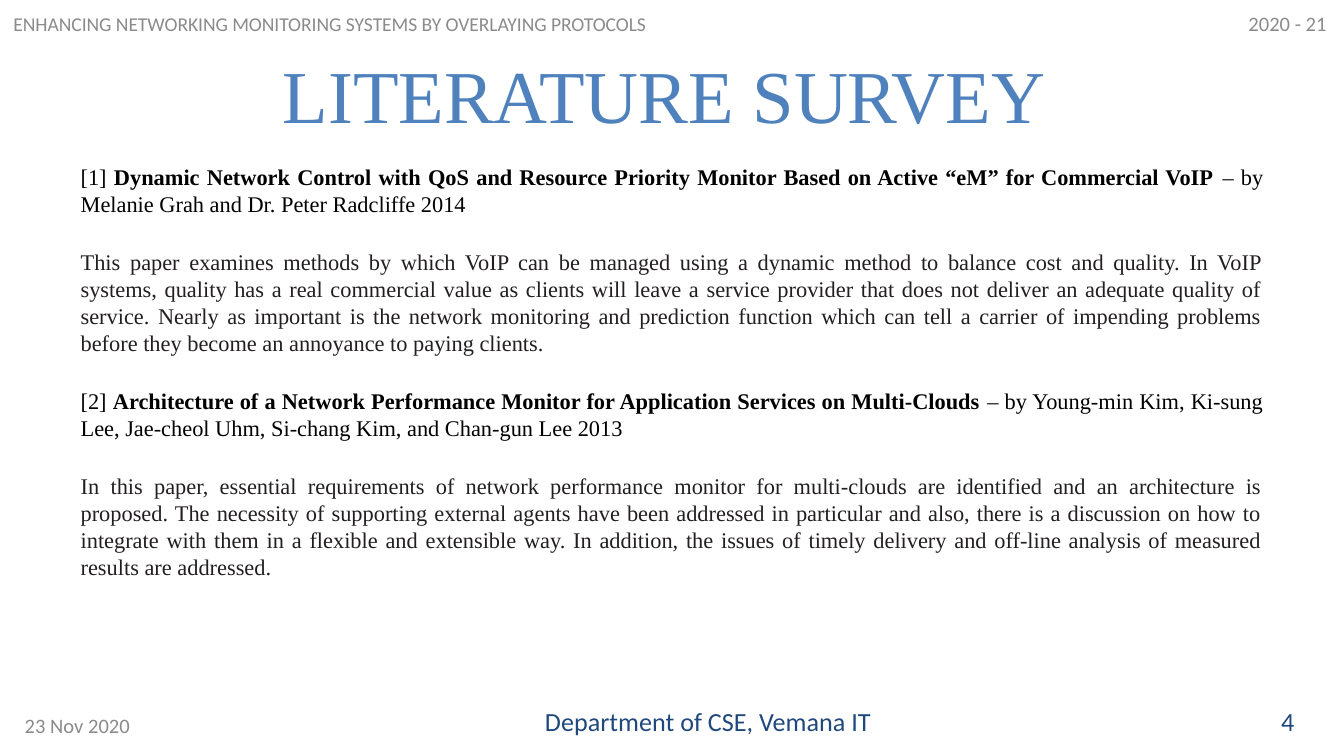
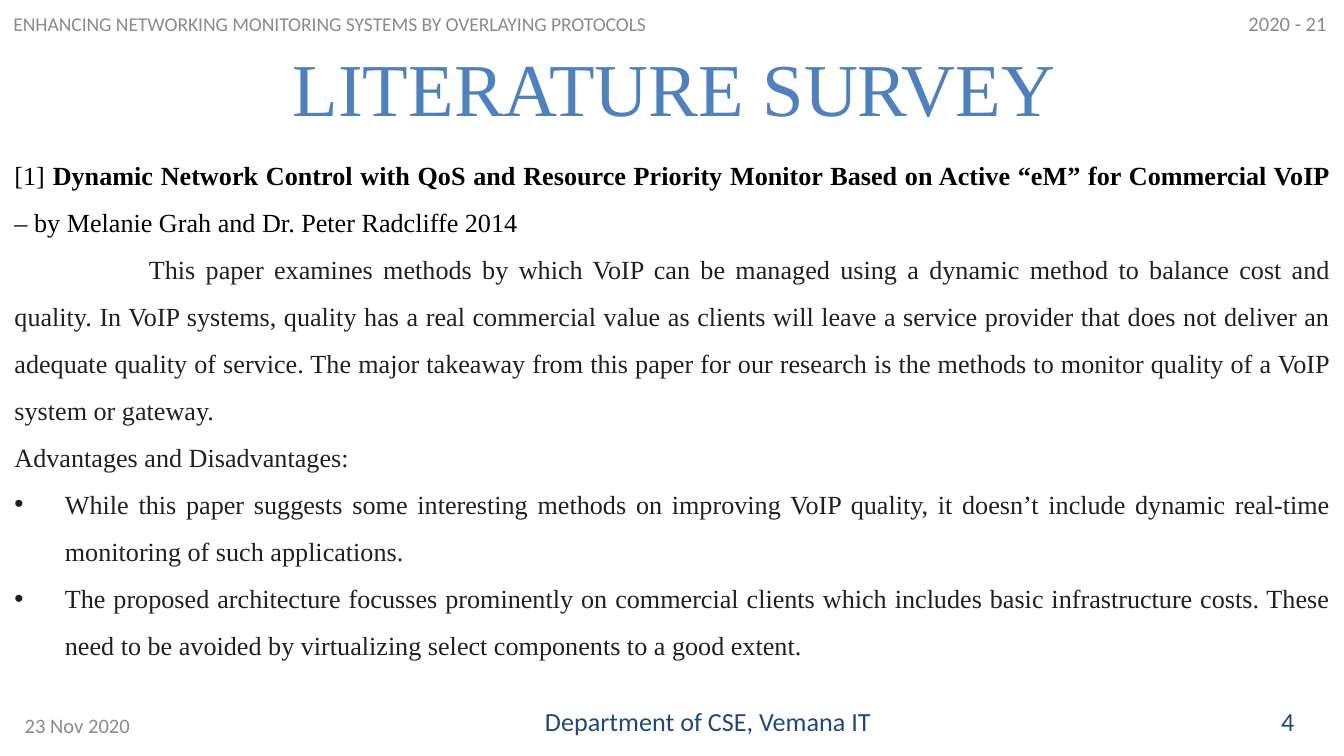
Before and after one commit to rajashreey841/network-monitor, a slide deck: slide 6 of PPT-Review-1.pptx (slide 5 before the commit). Drawn at 1344x756 pixels with LibreOffice and Linux fonts; fonts in the diff are those of the drawing. Boxes give left, top, right and bottom in pixels: in the first picture for what was removed or moved away, otherwise in the second. Text is boxed around its words. In the diff, an @@ line names an element or a change of style, - is before the commit and + after.

```diff
--- a/PPT-Review-1.pptx
+++ b/PPT-Review-1.pptx
@@ title "LITERATURE SURVEY": place and size @@
-title "LITERATURE SURVEY" at box(283, 73, 1045, 124)
+title "LITERATURE SURVEY" at box(293, 66, 1055, 117)
@@ text "[1] Dynamic Network Control with ...": place and size @@
-text "[1] Dynamic Network Control with ..." at box(81, 169, 1263, 576)
+text "[1] Dynamic Network Control with ..." at box(14, 166, 1330, 661)
@@ text at box(14, 166, 1330, 238): size 12 to 14 pt in "[1] Dynamic Network Control with QoS and ..."; line spacing 1 to 1.5 @@
@@ text at box(14, 261, 1330, 661): text changed; size 12 to 14 pt @@
-This paper examines methods by which VoIP can be managed using a dynamic method to balance cost and quality. In VoIP systems, quality has a real commercial value as clients will leave a service provider that does not deliver an adequate quality of service. Nearly as important is the network monitoring and prediction function which can tell a carrier of impending problems before they become an annoyance to paying clients.
-[2] Architecture of a Network Performance Monitor for Application Services on Multi-Clouds – by Young-min Kim, Ki-sung Lee, Jae-cheol Uhm, Si-chang Kim, and Chan-gun Lee 2013
-In this paper, essential requirements of network performance monitor for multi-clouds are identified and an architecture is proposed. The necessity of supporting external agents have been addressed in particular and also, there is a discussion on how to integrate with them in a flexible and extensible way. In addition, the issues of timely delivery and off-line analysis of measured results are addressed.
+This paper examines methods by which VoIP can be managed using a dynamic method to balance cost and quality. In VoIP systems, quality has a real commercial value as clients will leave a service provider that does not deliver an adequate quality of service. The major takeaway from this paper for our research is the methods to monitor quality of a VoIP system or gateway.
+Advantages and Disadvantages:
+• While this paper suggests some interesting methods on improving VoIP quality, it doesn’t include dynamic real-time monitoring of such applications.
+• The proposed architecture focusses prominently on commercial clients which includes basic infrastructure costs. These need to be avoided by virtualizing select components to a good extent.
```
Also in this commit, not shown: 11 other slides changed, 6 slides added, 1 slide removed, 2 other files.
